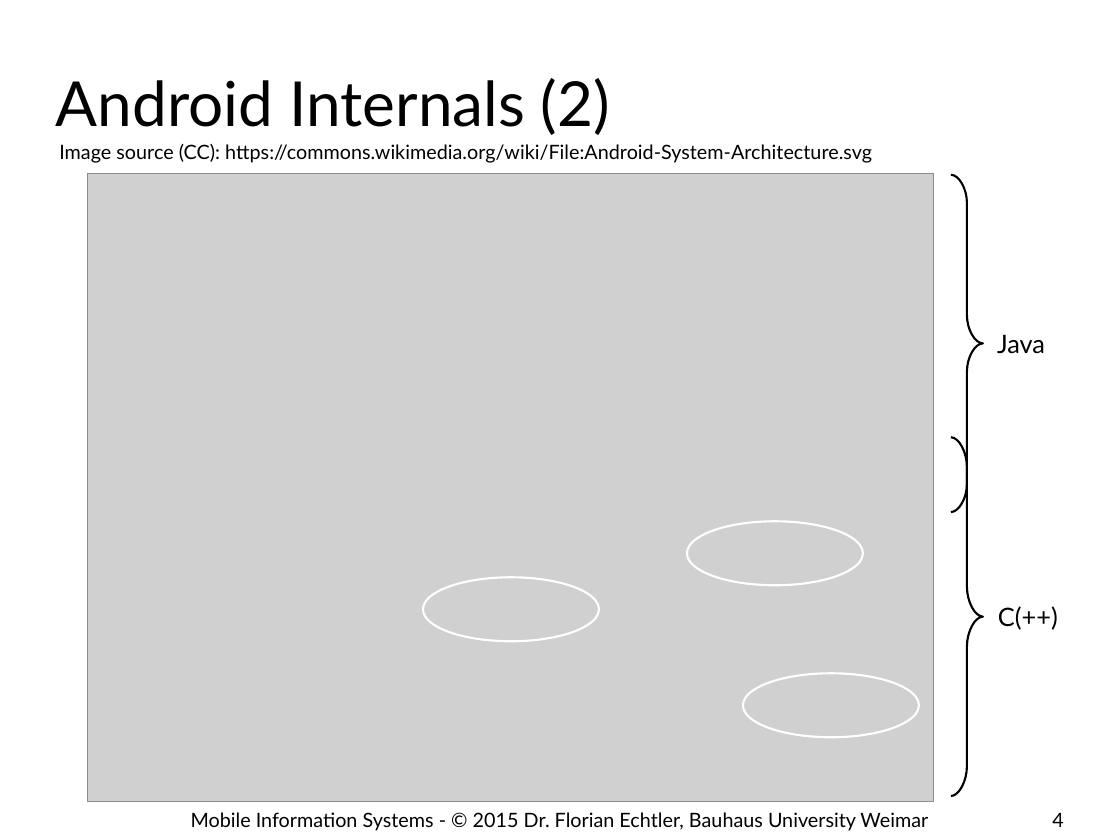
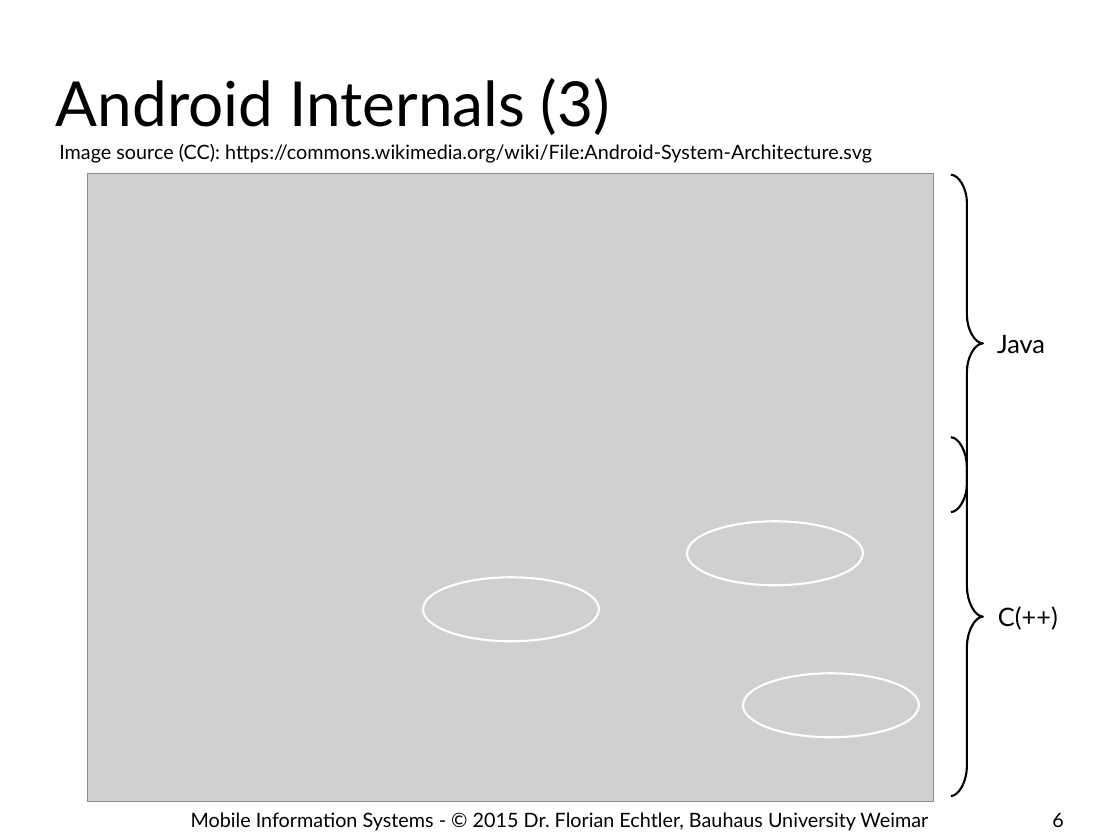
Before and after one commit to floe/mobile-information-systems, a slide deck: slide 6 of 10-android-internals.odp (slide 4 before the commit). Drawn at 1120x840 pixels with LibreOffice and Linux fonts; fonts in the diff are those of the drawing; grey boxes stand for pictures; background and template pictures are left out. Boxes give left, top, right and bottom in pixels: in the first picture for what was removed or moved away, otherwise in the second. Text is boxed around its words. In the diff, an @@ line names an element or a change of style, - is before the commit and + after.

Commit message:
major update to internals

```diff
--- a/10-android-internals.odp
+++ b/10-android-internals.odp
@@ title at [56, 78, 610, 135]: text changed @@
-Android Internals (2)
+Android Internals (3)
@@ page number at [1052, 813, 1063, 827]: text changed @@
-4
+6
```
Also in this commit, not shown: 4 other slides changed, 3 slides added.
